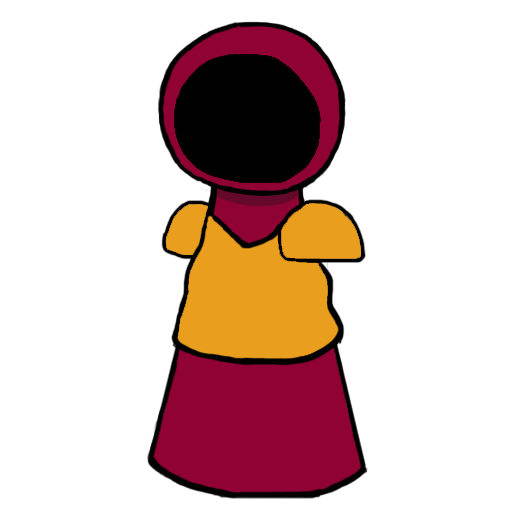
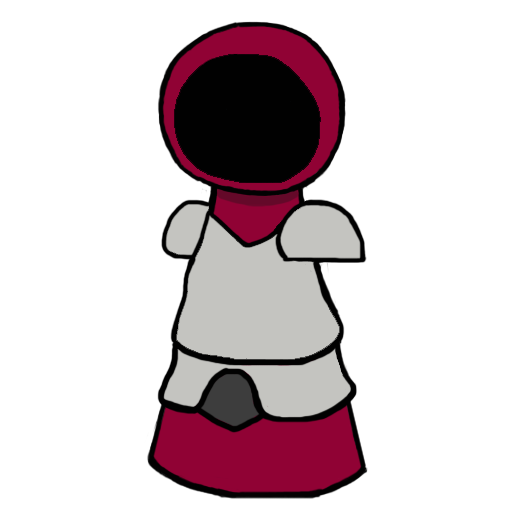
Layered file, before and after one edit (512×512). Changes by layer:
painted on "图层 6" over (x1=157, y1=199, x2=367, y2=433)
